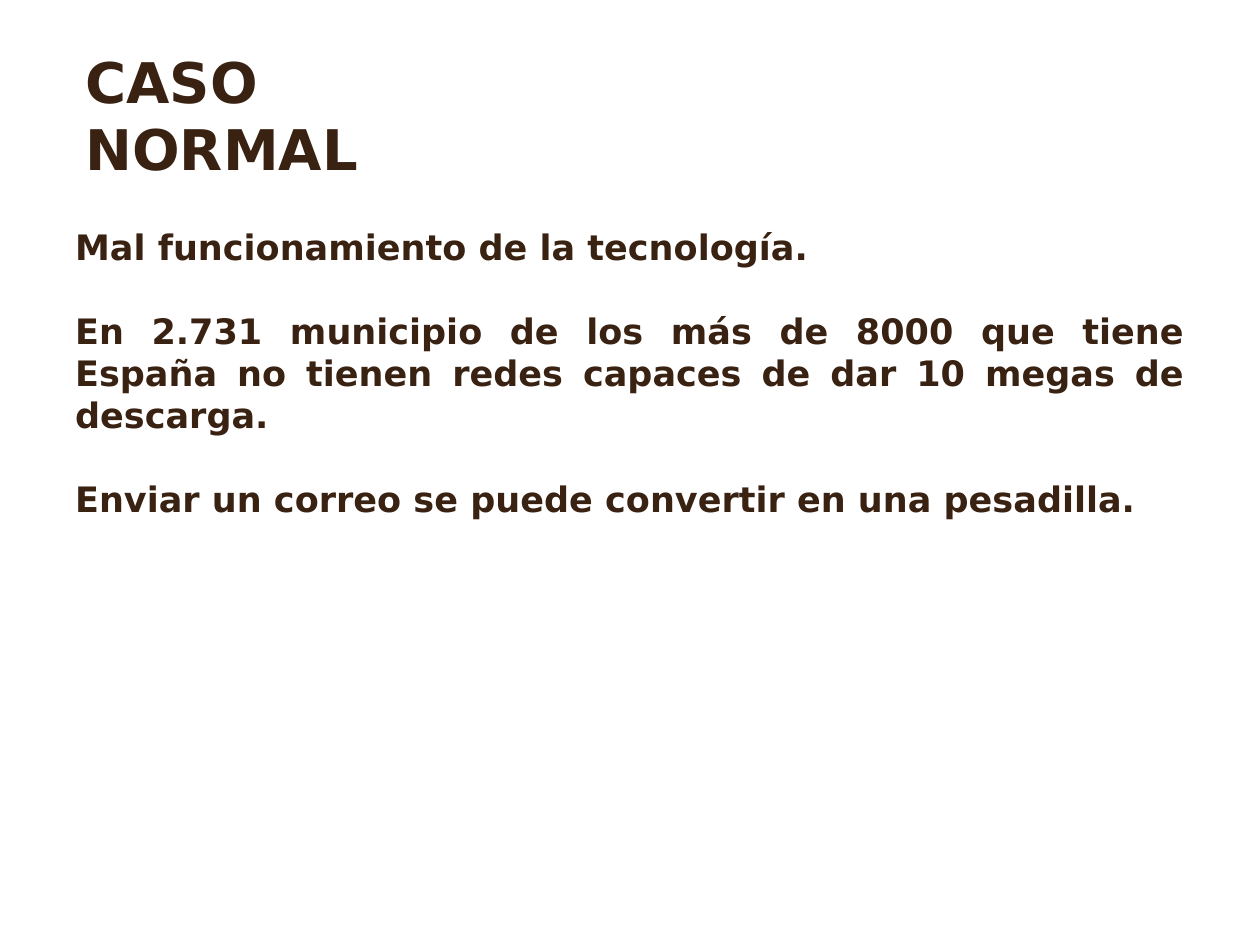
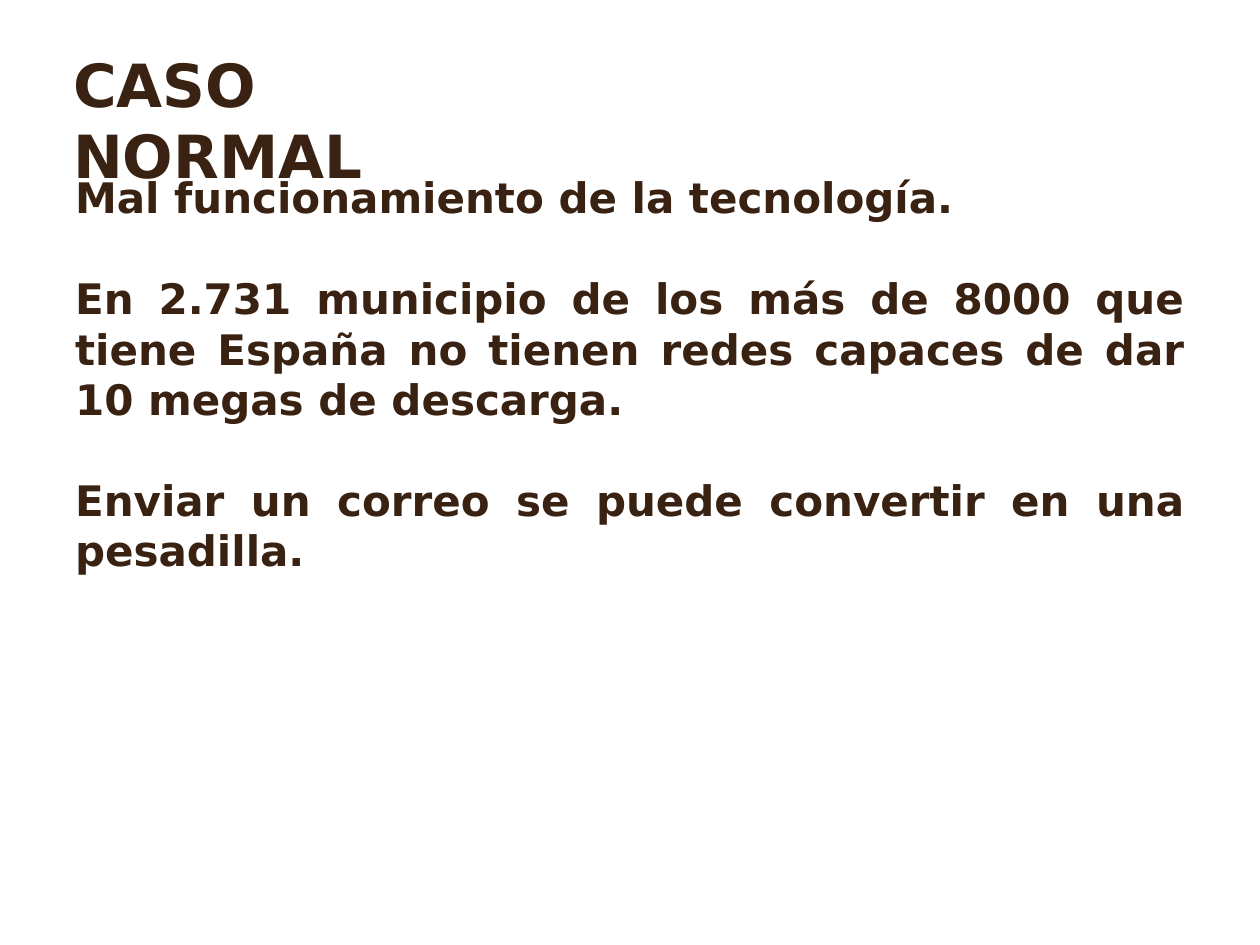
Before and after one commit to vicrosa25/trabajoTIS, a slide deck: slide 6 of Para enviar/presentación.ppt. Drawn at 1260x945 pixels with LibreOffice and Linux fonts; fonts in the diff are those of the drawing; background and template pictures are left out. Boxes give left, top, right and bottom in pixels: in the first picture for what was removed or moved away, otherwise in the second. Text is boxed around its words. In the diff, an @@ line names an element or a change of style, - is before the commit and + after.

```diff
--- a/Para enviar/presentación.ppt
+++ b/Para enviar/presentación.ppt
@@ text "CASO NORMAL" moved from (x1=86, y1=61, x2=358, y2=171) to (x1=73, y1=63, x2=362, y2=190) @@
@@ text "CASO NORMAL" at (x1=73, y1=63, x2=362, y2=190): size 32 to 34 pt @@
@@ text "Mal funcionamiento de la tecnología." moved from (x1=75, y1=232, x2=1184, y2=520) to (x1=75, y1=179, x2=1184, y2=575) @@
@@ text "Mal funcionamiento de la tecnología." at (x1=75, y1=179, x2=1184, y2=575): size 20 to 24 pt @@
```
Also in this commit, not shown: 14 other slides changed, 2 slides added.
